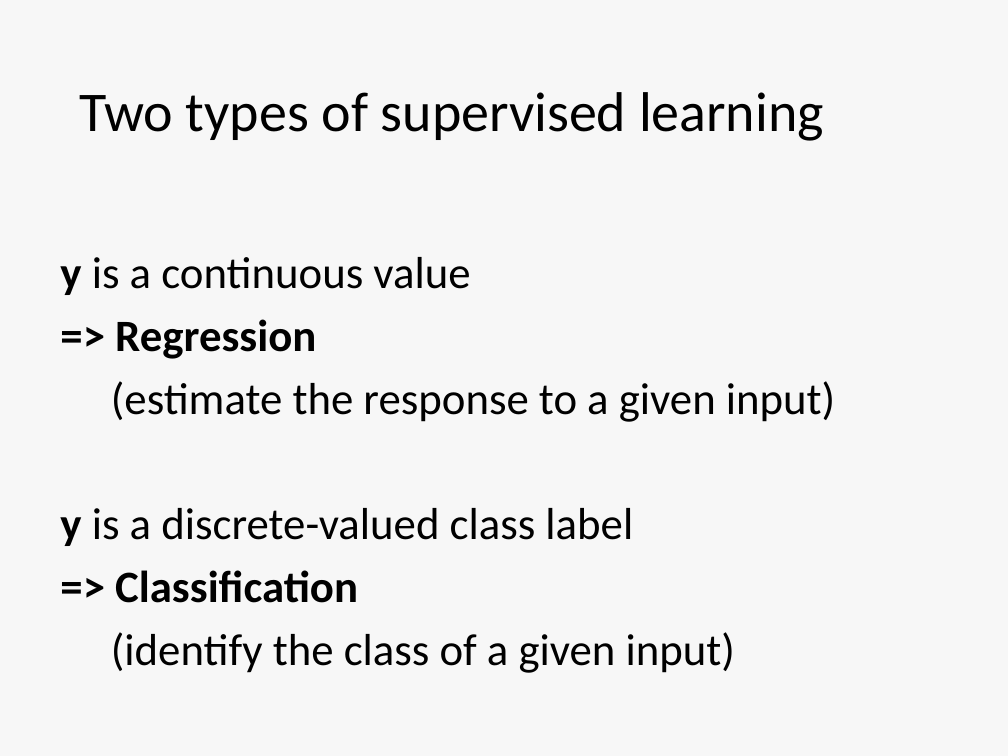
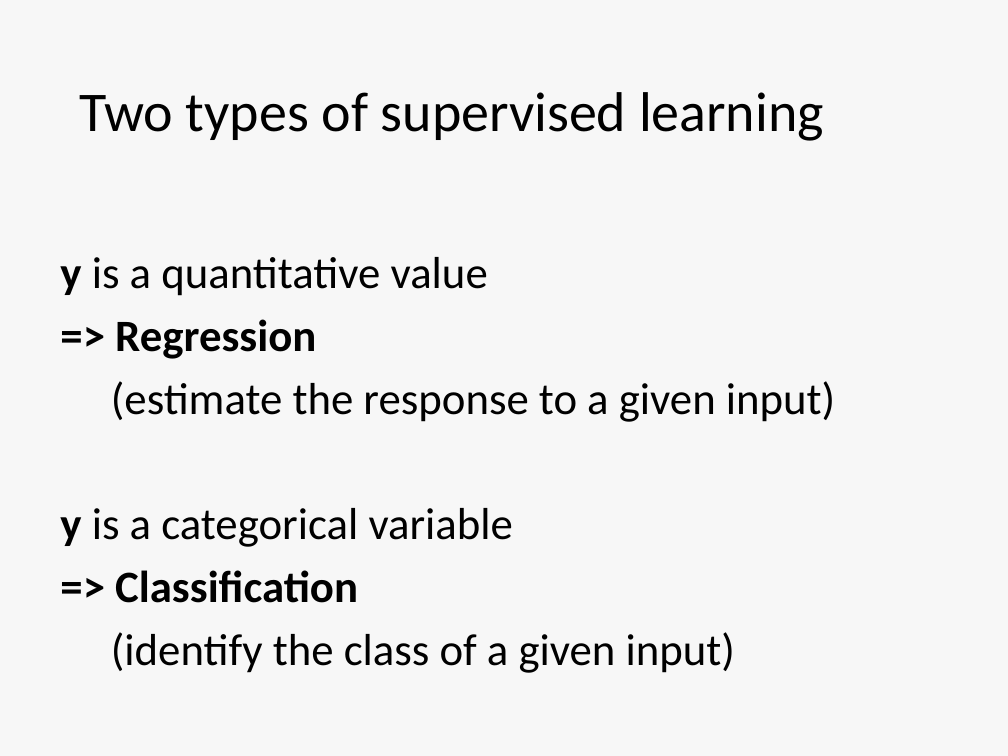
Before and after one commit to ImperialCollegeLondon/RCDS-intro-to-machine-learning, a slide deck: slide 29 of Intro_to_ML_1.pptx. Drawn at 1008x756 pixels with LibreOffice and Linux fonts; fonts in the diff are those of the drawing. Boxes give left, top, right and bottom in pixels: in the first picture for what was removed or moved away, otherwise in the second. Text is boxed around its words. In the diff, an @@ line names an element or a change of style, - is before the commit and + after.

```diff
--- a/Intro_to_ML_1.pptx
+++ b/Intro_to_ML_1.pptx
@@ text at (x1=60, y1=257, x2=488, y2=296): text changed @@
-y is a continuous value
+y is a quantitative value
@@ text at (x1=60, y1=508, x2=513, y2=547): text changed @@
-y is a discrete-valued class label
+y is a categorical variable
```
Also in this commit, not shown: 5 other slides changed, 2 other files.
